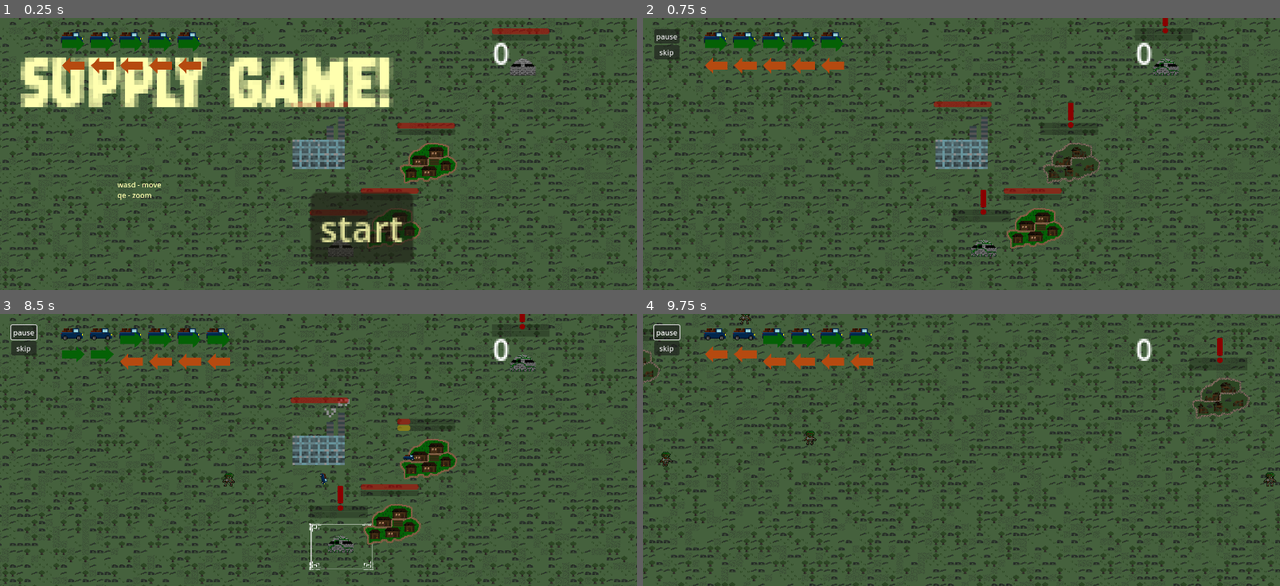
Above: before the commit, frames 1-4 (two rows, left to right).
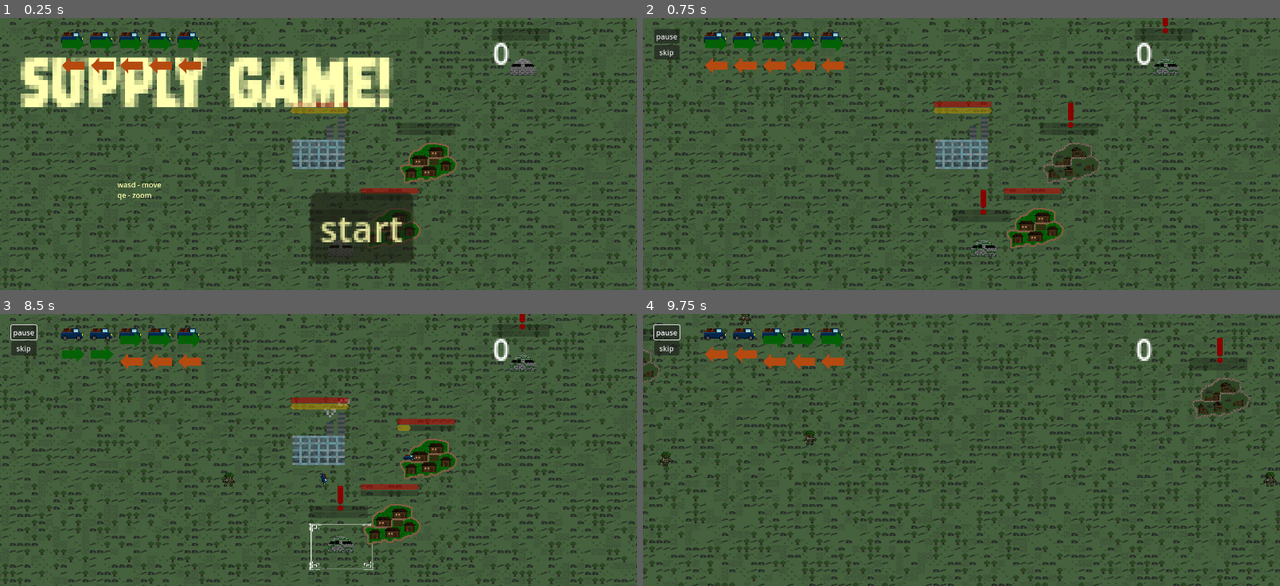
Above: after the commit, the same moments.

Repository: lewis785/ludum-dare-53
Game: Godot game, scene res://scenes/main.tscn
Same seed, same stepped clock (60 frames per second), same inputs: the game is played once before the commit and once after it.
Inputs (mouse positions are in pixels of both pictures, inside the frame that each line leads up to):
- Up to frame 1 (0.25 s): no input
- Up to frame 2 (0.75 s): click "start" at 0.5 s
- Up to frame 3 (8.5 s): click "skip" at 1.25 s; click "slow" at 2 s; click "skip" at 2.75 s; click "slow" at 3.5 s; click "skip" at 4.25 s; click "slow" at 5 s; click "pause" at 5.75 s; click "paused" at 6.5 s; move the mouse to (426, 458) at 7.27 s; press the mouse at (426, 458) at 7.28 s; move the mouse to (343, 545) at 8.02 s; release the mouse at (343, 545) at 8.03 s; click (343, 545) at 8.1 s
- Up to frame 4 (9.75 s): move the mouse to (1165, 362) at 8.77 s; hold S (camera_down) 8.78-9.53 s; click (1165, 362) at 9.05 s; move the mouse to (1165, 436) at 9.52 s; tap A (camera_left) at 9.6 s

The runs differ from the first frame. In frame 1, 0.8% of the frame differs, in the area x 45-87%, y 3-73%; in frame 2, 0.2%; in frame 3, 0.6%; in frame 4, 0.3%.

Commit message:
fix all the broken thins ;_;

Diff:
--- a/scenes/combat/entity.gd
+++ b/scenes/combat/entity.gd
@@ -1,7 +1,6 @@
 class_name Entity extends Node2D
 
 @export var friendly : bool = true
-@export var alive : bool = true
 @export var active : bool = true
 @export var health : int = 1
 @export var max_health : int = 10
@@ -30,23 +29,14 @@
 
 func set_active(value: bool) -> void:
 	if value:
-		activate()
+		active = true
 	else:
-		deactivate()
-
-func activate() -> void:
+		active = false
+		health = 0
 	notify_health(health)
-	active = true
-
-func deactivate() -> void:
-	active = false
 
 func take_damage(attack : int) -> void:
 	set_health(max(0, health - attack))
-
-	if health == 0:
-		alive = false
-		deactivate()
 
 func get_targets() -> Array[Node2D]:
 	var target_group = "enemy"
@@ -63,7 +53,7 @@
 	return targets
 
 func is_target(entity) -> bool:
-	return entity.friendly != friendly and entity.alive and entity.active
+	return entity.friendly != friendly and entity.active
 
 func attack(entity) -> void:
 	entity.take_damage(damage)
@@ -74,7 +64,12 @@
 
 func set_health(value : int) -> void:
 	health = max(0, min(value, max_health))
+	active = health > 0
+	notify_health(health)
 
+func init_health(value : int) -> void:
+	max_health = value
+	set_health(value)
 
 func notify_health(value) -> void:
 	health_update.emit((value*100)/max_health)
--- a/scenes/enemy/enemy.gd
+++ b/scenes/enemy/enemy.gd
@@ -52,7 +52,7 @@
 	time_since_target_check += _delta
 	time_since_attack += _delta
 
-	if !$entity.alive:
+	if !$entity.active:
 		queue_free()
 		return
 
@@ -105,7 +105,7 @@
 	var target_speed = min(distance, self.base_speed)
 	var speed = min(target_speed, current_speed+100)
 
-	if target.get_parent().health <= 0:
+	if !target.active:
 		speed = min(current_speed*2, self.base_speed)
 
 	return speed
--- a/scenes/enemy/kerri.tscn
+++ b/scenes/enemy/kerri.tscn
@@ -1,4 +1,4 @@
-[gd_scene load_steps=34 format=3 uid="uid://dlqnysqwtx28v"]
+[gd_scene load_steps=34 format=3]
 
 [ext_resource type="PackedScene" uid="uid://diu6ls3spsxlf" path="res://scenes/enemy/target.tscn" id="1_p6oom"]
 [ext_resource type="PackedScene" uid="uid://c42uutkvkk8cc" path="res://scenes/enemy/obstacle.tscn" id="1_xhqd8"]
--- a/scenes/enemy/obstacle.tscn
+++ b/scenes/enemy/obstacle.tscn
@@ -1,7 +1,6 @@
-[gd_scene load_steps=5 format=3 uid="uid://c42uutkvkk8cc"]
+[gd_scene load_steps=4 format=3 uid="uid://c42uutkvkk8cc"]
 
 [ext_resource type="Script" path="res://scenes/enemy/obstacle.gd" id="1_v8fc7"]
-[ext_resource type="Texture2D" uid="uid://tr4hcju0y0w7" path="res://assets/enemy/barrel.png" id="3_5vn5i"]
 
 [sub_resource type="CanvasItemMaterial" id="CanvasItemMaterial_7ebi6"]
 blend_mode = 1
@@ -13,6 +12,7 @@
 material = SubResource("CanvasItemMaterial_7ebi6")
 position = Vector2(218, 155)
 script = ExtResource("1_v8fc7")
+radius = 80
 metadata/_edit_group_ = true
 
 [node name="Marker2D" type="Marker2D" parent="."]
@@ -26,9 +26,5 @@
 shape = SubResource("CircleShape2D_0bibm")
 debug_color = Color(0, 0.6, 0.701961, 0)
 
-[node name="Sprite2D" type="Sprite2D" parent="Area2D"]
-scale = Vector2(0.04, 0.04)
-texture = ExtResource("3_5vn5i")
-
 [connection signal="body_entered" from="Area2D" to="." method="_on_area_2d_body_entered"]
 [connection signal="body_exited" from="Area2D" to="." method="_on_area_2d_body_exited"]
--- a/scenes/map/map_populate.gd
+++ b/scenes/map/map_populate.gd
@@ -98,12 +98,13 @@
 	if structure:
 		var local_position =  tilemap.map_to_local(Vector2i(x,y))
 		var instanced_structure = structure.instantiate()
-		tree.current_scene.add_child.call_deferred(instanced_structure)
 		instanced_structure.global_position = tilemap.to_global(local_position)
-		instanced_structure.owned = false
-		instanced_structure.health = 0
+		instanced_structure.update_ownership(false)
+		instanced_structure.set_health(0)
 		if is_tower:
 			instanced_structure.set_tower()
 		if first_structure:
+			instanced_structure.heal(1000) # up to max
 			instanced_structure.update_ownership(true)
-			instanced_structure.heal(100)
+
+		tree.current_scene.add_child.call_deferred(instanced_structure)
--- a/scenes/menu/menu.gd
+++ b/scenes/menu/menu.gd
@@ -41,7 +41,7 @@
 	var entities = get_tree().get_nodes_in_group("ally")
 
 	for entity in entities:
-		if entity.alive and entity.active:
+		if entity.active:
 
 			return false
 
--- a/scenes/structure/structure.gd
+++ b/scenes/structure/structure.gd
@@ -7,8 +7,8 @@
 	tower_bad
 	}
 
-@export var health: int = 100
-@export var owned: bool = true
+#@export var health: int = 100
+#@export var owned: bool = true
 @export var tick_threshold: float = 1
 @export var label: Label
 @export var is_tower: bool
@@ -91,18 +91,16 @@
 	pass
 
 func can_take_damage():
-	return owned
+	return $entity.active
 
 func can_attack(enemy):
 	return is_tower and enemy_store.enemy_in_range_exists(enemy) and can_fire
 
 func subtract_damage_from_health(damage):
-	health -= damage
-	if health <= 0:
-		update_ownership(false)
-
-func update_health_label(new_health):
-	_health_bar.set_percentage(new_health)
+	var active_before = $entity.active
+	$entity.take_damage(damage)
+	if !$entity.active and active_before:
+		emit_update_ownership()
 
 func reset_tick():
 	time_til_tick = 0
@@ -114,13 +112,12 @@
 
 func state_manager():
 	handle_death()
-	if health <= 0:
-		update_health_label(0)
+	if !$entity.active:
 		return
 	if tick:
 		if can_take_damage():
 			process_all_enemies_damage()
-			update_health_label(health)
+			#update_health_label(health)
 		reset_tick()
 
 	for enemy in enemy_store.enemies_in_range:
@@ -135,21 +132,22 @@
 			subtract_damage_from_health(damage)
 
 func handle_death():
-	if is_tower and health <= 0:
+	var alive = $entity.active
+	if is_tower and !alive:
 		_animated_sprite.frame = structure_state.tower_bad
 		update_ownership(false)
-	if !is_tower and health <= 0:
+	if !is_tower and !alive:
 		_animated_sprite.frame = structure_state.town_bad
 		update_ownership(false)
-	if !is_tower and health >= 1:
+	if !is_tower and alive:
 		_animated_sprite.frame = structure_state.town_good
 		update_ownership(true)
-	if is_tower and health >= 1:
+	if is_tower and alive:
 		_animated_sprite.frame = structure_state.tower_good
 		update_ownership(true)
-	if owned:
+	if $entity.active:
 		$Alert.hide()
-	if !owned:
+	if !$entity.active:
 		$Alert.show()
 
 
@@ -160,7 +158,7 @@
 
 	var enemy = get_enemy_entity(body)
 	enemy.take_damage(structure_damage)
-	if !enemy.alive:
+	if !enemy.active:
 		enemy_store.add_enemy_to_remove(enemy)
 
 func consume_supplies(amount):
@@ -204,15 +202,13 @@
 	_asp.play()
 
 func heal(heal):
-	var temp_health = health
-	temp_health += heal
-	if temp_health >= 100:
-		health = 100
-		return
-	health = temp_health
+	$entity.heal(heal)
+
+func set_health(value):
+	$entity.set_health(value)
 
 func popup_vis(delta, add=0):
-	if owned and !is_tower:
+	if $entity.active and !is_tower:
 		var tmp_colour = $Score.get_modulate()
 		tmp_colour.a -= delta
 		if tmp_colour.a <= 0:
@@ -222,11 +218,13 @@
 		$Score.set_modulate(tmp_colour)
 
 func update_ownership(value : bool) -> void:
-	if owned != value:
-		owned = value
-		$entity.active = value
+	if $entity.active != value:
+		$entity.set_active(value)
 		if signal_bus:
-			signal_bus.emit_signal('update_ownership', is_tower, value)
+			emit_update_ownership()
+
+func emit_update_ownership():
+	signal_bus.emit_signal('update_ownership', is_tower, $entity.active)
 
 
 func popup_score(score_value):
--- a/scenes/structure/structure.tscn
+++ b/scenes/structure/structure.tscn
@@ -1,13 +1,13 @@
 [gd_scene load_steps=33 format=3 uid="uid://sd50xggadb4x"]
 
 [ext_resource type="Script" path="res://scenes/structure/structure.gd" id="1_lu5co"]
+[ext_resource type="PackedScene" uid="uid://c42uutkvkk8cc" path="res://scenes/enemy/obstacle.tscn" id="2_bykja"]
 [ext_resource type="PackedScene" uid="uid://cs533if32c81i" path="res://scenes/combat/entity.tscn" id="2_f0kq4"]
 [ext_resource type="Texture2D" uid="uid://d2drtgly02a7l" path="res://assets/village/good_town.png" id="2_ymwu0"]
 [ext_resource type="Texture2D" uid="uid://7hpnbnpn8wyx" path="res://assets/village/bad_town.png" id="3_jh6o1"]
 [ext_resource type="Texture2D" uid="uid://cqt6l860xjcg4" path="res://assets/village/bunker_good.png" id="4_45q1i"]
 [ext_resource type="Texture2D" uid="uid://dhsem2ddr6582" path="res://assets/village/bunker_bad.png" id="5_y2ael"]
 [ext_resource type="Texture2D" uid="uid://dsl06clss4god" path="res://assets/village/ui_borders.png" id="6_6ghwf"]
-[ext_resource type="PackedScene" uid="uid://diu6ls3spsxlf" path="res://scenes/enemy/target.tscn" id="6_tyybt"]
 [ext_resource type="PackedScene" uid="uid://bedx7ybi8m0ef" path="res://scenes/supply_store/supply_store.tscn" id="9_ktk31"]
 [ext_resource type="Texture2D" uid="uid://crg5lh8xmoylf" path="res://assets/heart.png" id="10_8x0iy"]
 [ext_resource type="AudioStream" uid="uid://b7hltg4hncbck" path="res://sounds/effects/Ting.wav" id="10_27gmi"]
@@ -132,6 +132,11 @@
 [node name="structure" type="Node2D" groups=["game", "structures"]]
 script = ExtResource("1_lu5co")
 
+[node name="Obstacle" parent="." instance=ExtResource("2_bykja")]
+visible = false
+position = Vector2(-2, 6)
+radius = 120
+
 [node name="entity" parent="." instance=ExtResource("2_f0kq4")]
 active = false
 health = 200
@@ -167,9 +172,6 @@
 position = Vector2(1, 1)
 shape = SubResource("CircleShape2D_l3nck")
 debug_color = Color(0.505882, 0.580392, 0, 0.419608)
-
-[node name="target" parent="." groups=["targets"] instance=ExtResource("6_tyybt")]
-position = Vector2(1, 1)
 
 [node name="SupplyStore" parent="." instance=ExtResource("9_ktk31")]
 position = Vector2(0, 24)
--- a/scenes/supply_depot/supply_depot.tscn
+++ b/scenes/supply_depot/supply_depot.tscn
@@ -1,10 +1,13 @@
-[gd_scene load_steps=18 format=3 uid="uid://dhf8loxej1fdg"]
+[gd_scene load_steps=21 format=3 uid="uid://dhf8loxej1fdg"]
 
 [ext_resource type="Script" path="res://scenes/supply_depot/supply_depot.gd" id="1_8fqxo"]
 [ext_resource type="Texture2D" uid="uid://o6r78b3qslt7" path="res://assets/depot-light.png" id="1_pfjkr"]
 [ext_resource type="PackedScene" uid="uid://cs533if32c81i" path="res://scenes/combat/entity.tscn" id="2_fx2ib"]
 [ext_resource type="PackedScene" uid="uid://dpmoir6bxfdp7" path="res://scenes/supply_truck/truck_coordinator.tscn" id="2_gcobm"]
+[ext_resource type="PackedScene" uid="uid://bedx7ybi8m0ef" path="res://scenes/supply_store/supply_store.tscn" id="4_3321a"]
 [ext_resource type="PackedScene" uid="uid://dws8yrkuha0xn" path="res://scenes/status_bar/status_bar.tscn" id="5_qdkt8"]
+[ext_resource type="Texture2D" uid="uid://c88nwnkcbc10f" path="res://assets/projectile/single_bullet.png" id="7_um3hp"]
+[ext_resource type="Texture2D" uid="uid://crg5lh8xmoylf" path="res://assets/heart.png" id="8_m460j"]
 
 [sub_resource type="AtlasTexture" id="AtlasTexture_uovtp"]
 atlas = ExtResource("1_pfjkr")
@@ -87,12 +90,12 @@
 [sub_resource type="RectangleShape2D" id="RectangleShape2D_t2igs"]
 size = Vector2(23.1077, 12.918)
 
-[node name="supply_depot" type="Area2D" groups=["depots"]]
+[node name="supply_depot" type="Area2D" groups=["depots", "game"]]
 script = ExtResource("1_8fqxo")
 
 [node name="entity" parent="." instance=ExtResource("2_fx2ib")]
-health = 100
-max_health = 100
+health = 1000
+max_health = 1000
 
 [node name="DepotSprite" type="AnimatedSprite2D" parent="."]
 position = Vector2(-2, -42)
@@ -102,11 +105,27 @@
 
 [node name="truck_coordinator" parent="." instance=ExtResource("2_gcobm")]
 
+[node name="SupplyStore" parent="truck_coordinator" instance=ExtResource("4_3321a")]
+position = Vector2(1, 12)
+scale = Vector2(0.5, 0.5)
+
 [node name="CollisionShape2D" type="CollisionShape2D" parent="."]
 visible = false
 position = Vector2(0.539028, -0.465317)
 scale = Vector2(2, 2)
 shape = SubResource("RectangleShape2D_t2igs")
+
+[node name="RefillTimer" type="Timer" parent="."]
+
+[node name="SupplyBar" parent="." instance=ExtResource("5_qdkt8")]
+offset_left = -61.0
+offset_top = -121.0
+offset_right = -61.0
+offset_bottom = -121.0
+label = "Supply"
+percentage = 100
+colour = Color(1, 0.803922, 0, 1)
+texture = ExtResource("7_um3hp")
 
 [node name="HealthBar" parent="." instance=ExtResource("5_qdkt8")]
 offset_left = -61.0
@@ -114,8 +133,9 @@
 offset_right = -61.0
 offset_bottom = -135.0
 label = "Health"
-percentage = 100
 colour = Color(1, 0, 0, 1)
+texture = ExtResource("8_m460j")
 
 [connection signal="body_shape_entered" from="." to="truck_coordinator" method="_on_supply_depot_body_shape_entered"]
 [connection signal="health_update" from="entity" to="HealthBar" method="_on_entity_health_update"]
+[connection signal="timeout" from="RefillTimer" to="." method="_on_refill_timer_timeout"]
